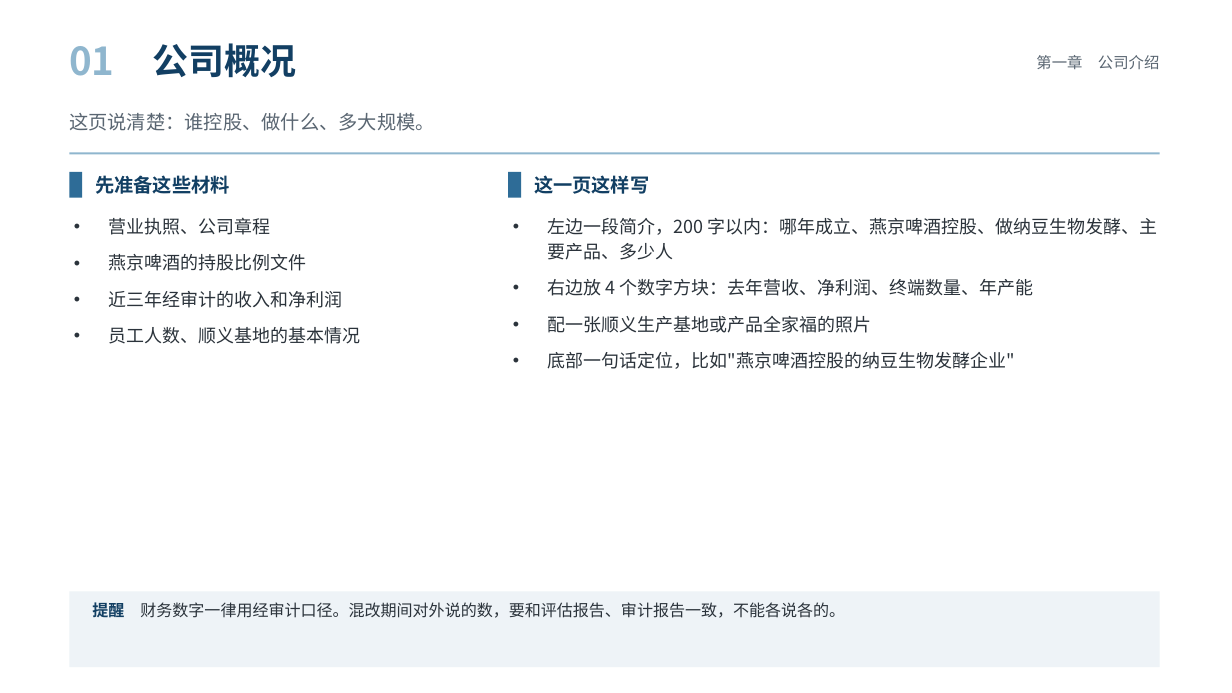
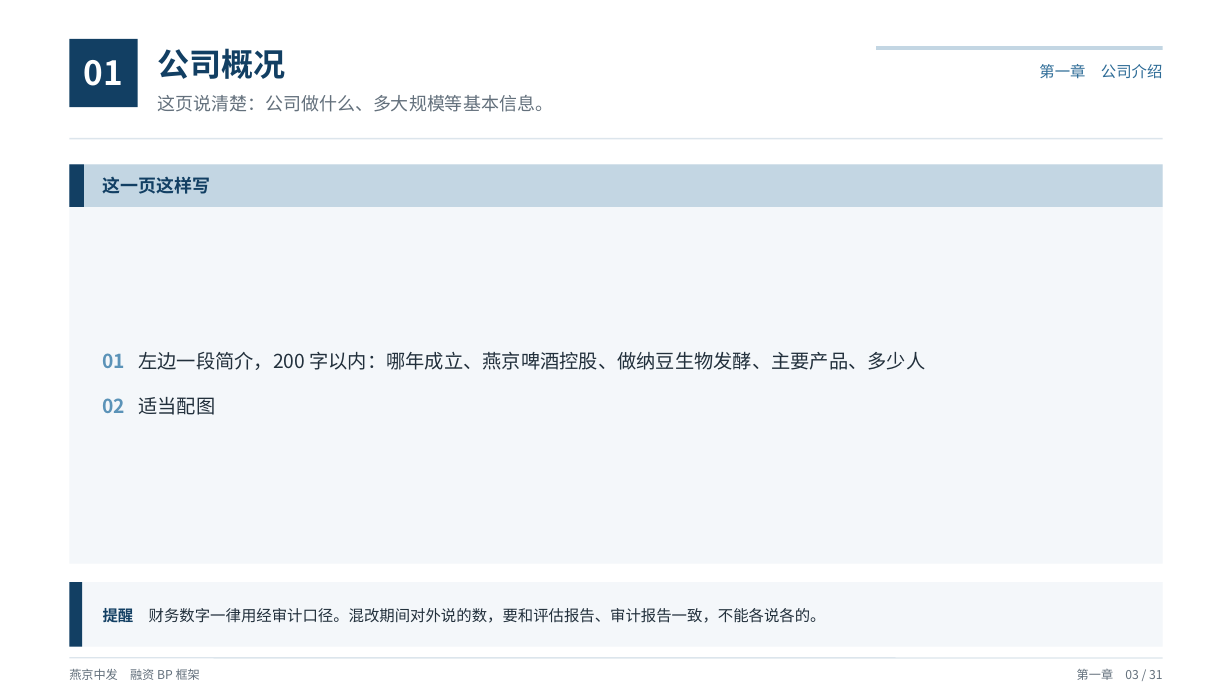
Before and after one commit to xid013-ux/JXD, a slide deck: slide 4 of output/BP框架/燕京中发融资BP框架（教学版）.pptx (slide 5 before the commit). Drawn at 1232x693 pixels with LibreOffice and Linux fonts; fonts in the diff are those of the drawing. Boxes give left, top, right and bottom in pixels: in the first picture for what was removed or moved away, otherwise in the second. Text is boxed around its words. In the diff, an @@ line names an element or a change of style, - is before the commit and + after.

```diff
--- a/output/BP框架/燕京中发融资BP框架（教学版）.pptx
+++ b/output/BP框架/燕京中发融资BP框架（教学版）.pptx
@@ text "01": place and size @@
-text "01" at <box>69,46,114,76</box>
+text "01" at <box>84,60,123,86</box>
@@ text "01" at <box>84,60,123,86</box>: size 30 to 26 pt, text colour #8FB6CE to #FFFFFF; alignment left to centre @@
@@ rectangle added at <box>69,39,138,107</box>, fill #123F63 @@
@@ text "公司概况" at <box>157,48,285,79</box>: size 28 to 25 pt @@
@@ text "第一章 公司介绍": place and size @@
-text "第一章 公司介绍" at <box>1036,55,1160,69</box>
+text "第一章 公司介绍" at <box>1039,64,1163,79</box>
@@ text "第一章 公司介绍" at <box>1039,64,1163,79</box>: text colour #5A6672 to #2E6C97 @@
@@ rectangle added at <box>876,46,1163,50</box>, fill #C3D6E3 @@
@@ text at <box>157,95,553,112</box>: text changed; size 15 to 14 pt; text colour #5A6672 to #63707C @@
-这页说清楚：谁控股、做什么、多大规模。
+这页说清楚：公司做什么、多大规模等基本信息。
@@ line moved from (69, 153) - (1160, 153) to (69, 139) - (1163, 139) @@
@@ line (69, 139) - (1163, 139): stroke #8FB6CE 1.5 pt to #DCE5EC 1.25 pt @@
@@ rectangle: place and size @@
-rectangle at <box>69,172,82,198</box>
+rectangle at <box>69,165,84,207</box>
@@ rectangle at <box>69,165,84,207</box>: fill #2E6C97 to #123F63 @@
@@ rectangle added at <box>69,165,1163,564</box>, fill #F4F7FA @@
@@ rectangle added at <box>69,165,1163,207</box>, fill #C3D6E3 @@
@@ text removed at <box>95,175,230,194</box> @@
-先准备这些材料
@@ text "这一页这样写": place and size @@
-text "这一页这样写" at <box>534,175,649,194</box>
+text "这一页这样写" at <box>103,176,211,194</box>
@@ text "这一页这样写" at <box>103,176,211,194</box>: size 15 to 14 pt @@
@@ rectangle removed at <box>508,172,521,198</box> @@
@@ text "01 左边一段简介，200 字以内：哪年成立、燕京啤酒控股、做纳豆生物发酵、主要产品、多少人" at <box>103,352,926,415</box>: vertical alignment top to middle @@
@@ text removed at <box>109,217,361,344</box> @@
-• 营业执照、公司章程
-• 燕京啤酒的持股比例文件
-• 近三年经审计的收入和净利润
-• 员工人数、顺义基地的基本情况
@@ text at <box>103,352,926,415</box>: text changed; size 14 to 15 pt; text colour #2B333B to #22303C @@
-• 左边一段简介，200 字以内：哪年成立、燕京啤酒控股、做纳豆生物发酵、主要产品、多少人
-• 右边放 4 个数字方块：去年营收、净利润、终端数量、年产能
-• 配一张顺义生产基地或产品全家福的照片
-• 底部一句话定位，比如"燕京啤酒控股的纳豆生物发酵企业"
+01 左边一段简介，200 字以内：哪年成立、燕京啤酒控股、做纳豆生物发酵、主要产品、多少人
+02 适当配图
@@ rectangle: place and size @@
-rectangle at <box>69,592,1160,667</box>
+rectangle at <box>69,582,1163,647</box>
@@ rectangle at <box>69,582,1163,647</box>: fill #EEF3F7 to #F4F7FA @@
@@ rectangle added at <box>69,582,82,647</box>, fill #123F63 @@
@@ text "提醒 财务数字一律用经审计口径。混改期间对外说的数，要和评估报告、审计报告一致，不能各说各的。": place and size @@
-text "提醒 财务数字一律用经审计口径。混改期间对外说的数，要和评估报告、审计报告一致，不能各说各的。" at <box>92,600,845,621</box>
+text "提醒 财务数字一律用经审计口径。混改期间对外说的数，要和评估报告、审计报告一致，不能各说各的。" at <box>103,606,826,626</box>
@@ text "提醒 财务数字一律用经审计口径。混改期间对外说的数，要和评估报告、审计报告一致，不能各说各的。" at <box>103,606,826,626</box>: size 12.5 to 12 pt, text colour #2B333B to #22303C; vertical alignment top to middle @@
@@ line added from (69, 658) to (1163, 658), #DCE5EC 1 pt @@
@@ text added at <box>69,669,200,680</box>, 9.5 pt, text #63707C @@
+燕京中发 融资 BP 框架
@@ text added at <box>1077,669,1162,680</box>, 9.5 pt, text #63707C @@
+第一章 03 / 31
```
Also in this commit, not shown: 31 other slides changed, 4 slides removed, 7 other files.
